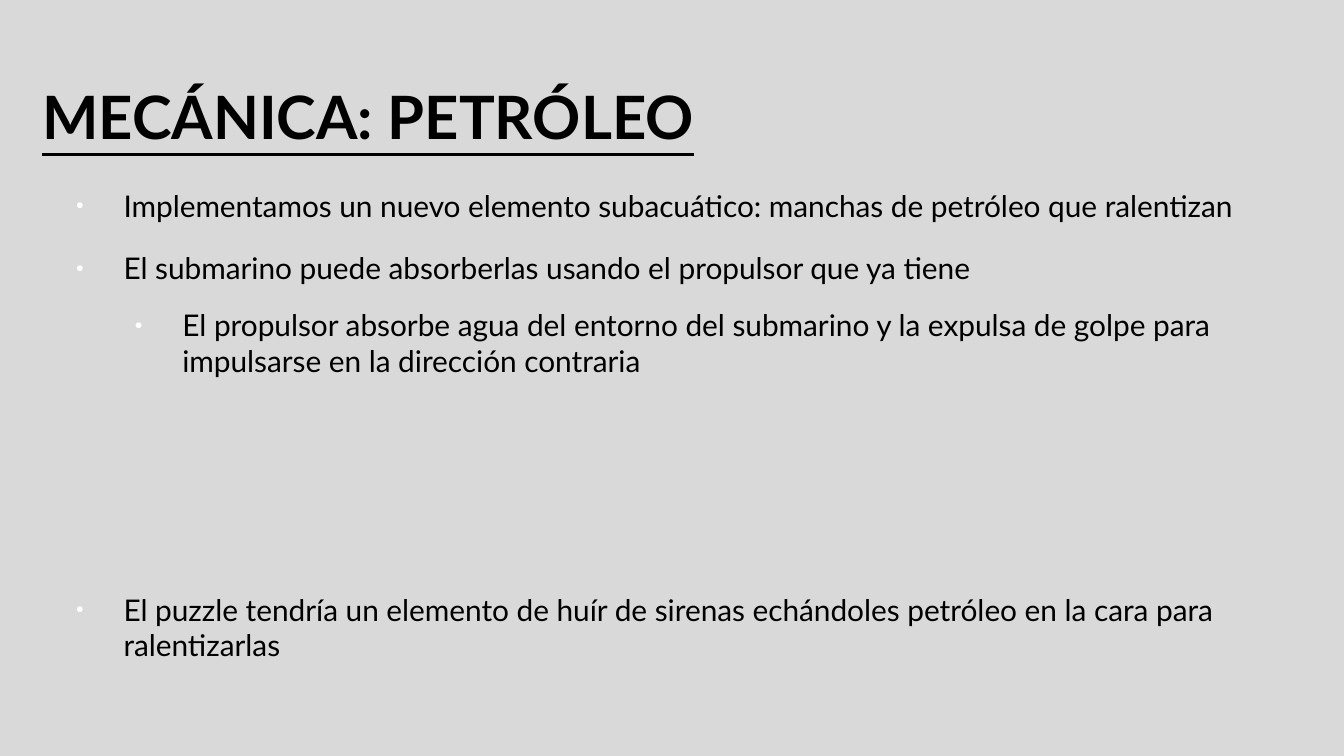
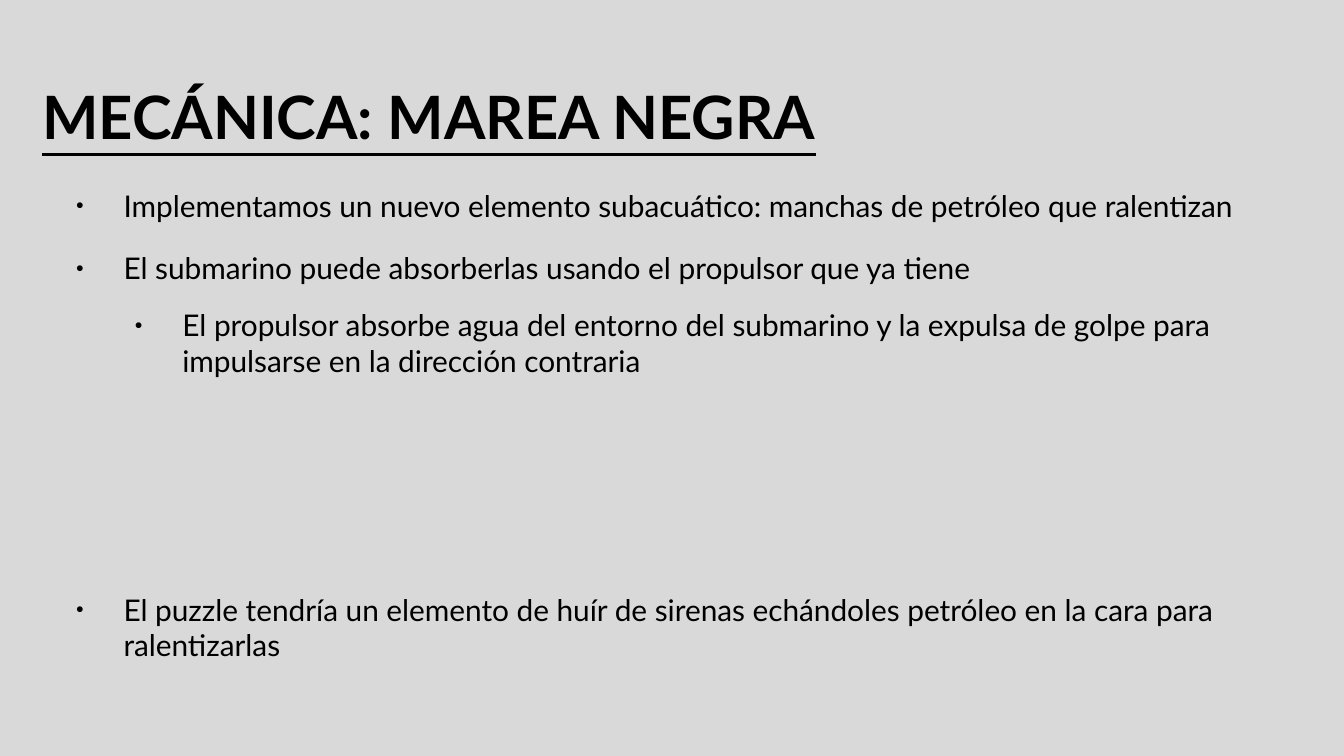
Before and after one commit to McOmghall/game-development-coursera-exercises, a slide deck: slide 3 of Master/Lógica/INSIDE.pptx. Drawn at 1344x756 pixels with LibreOffice and Linux fonts; fonts in the diff are those of the drawing. Boxes give left, top, right and bottom in pixels: in the first picture for what was removed or moved away, otherwise in the second. Text is boxed around its words. In the diff, an @@ line names an element or a change of style, - is before the commit and + after.

Commit message:
Finalizada mecánica INSIDE

```diff
--- a/Master/Lógica/INSIDE.pptx
+++ b/Master/Lógica/INSIDE.pptx
@@ title at (42,88,815,140): text changed @@
-MECÁNICA: PETRÓLEO
+MECÁNICA: MAREA NEGRA
@@ text "Implementamos un nuevo elemento subacuático: ..." at (124,195,1233,657): bullet colour #FFFFFF to #000000 @@
```
Also in this commit, not shown: 1 other slide changed, 4 slides added, 1 slide removed, 6 other files.
